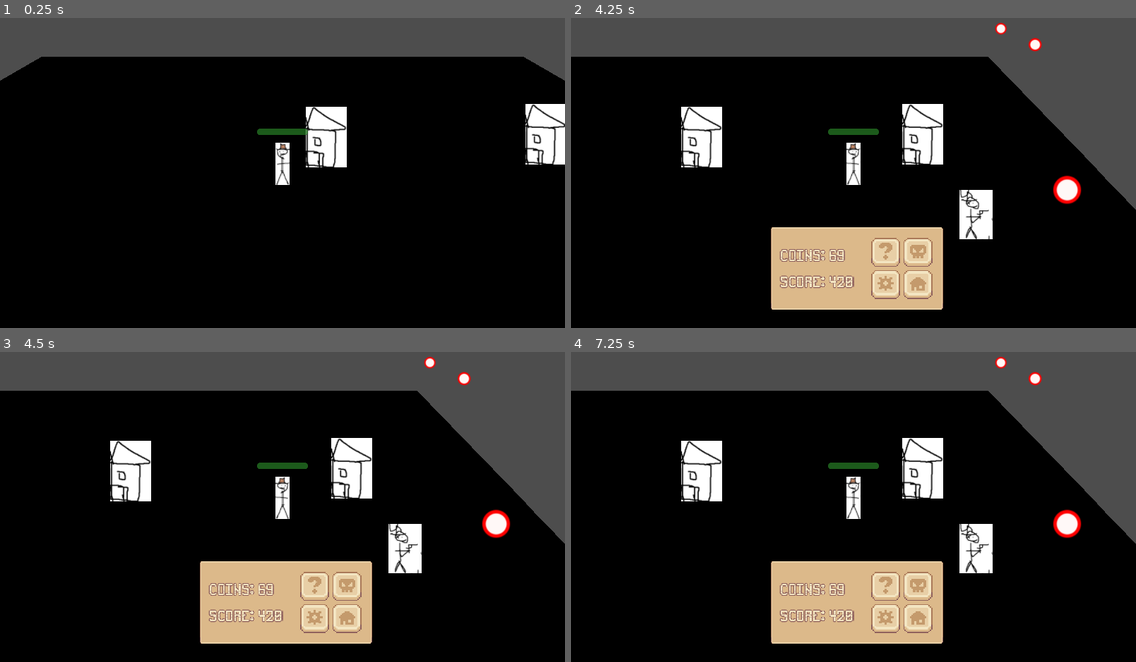
Above: before the commit, frames 1-4 (two rows, left to right).
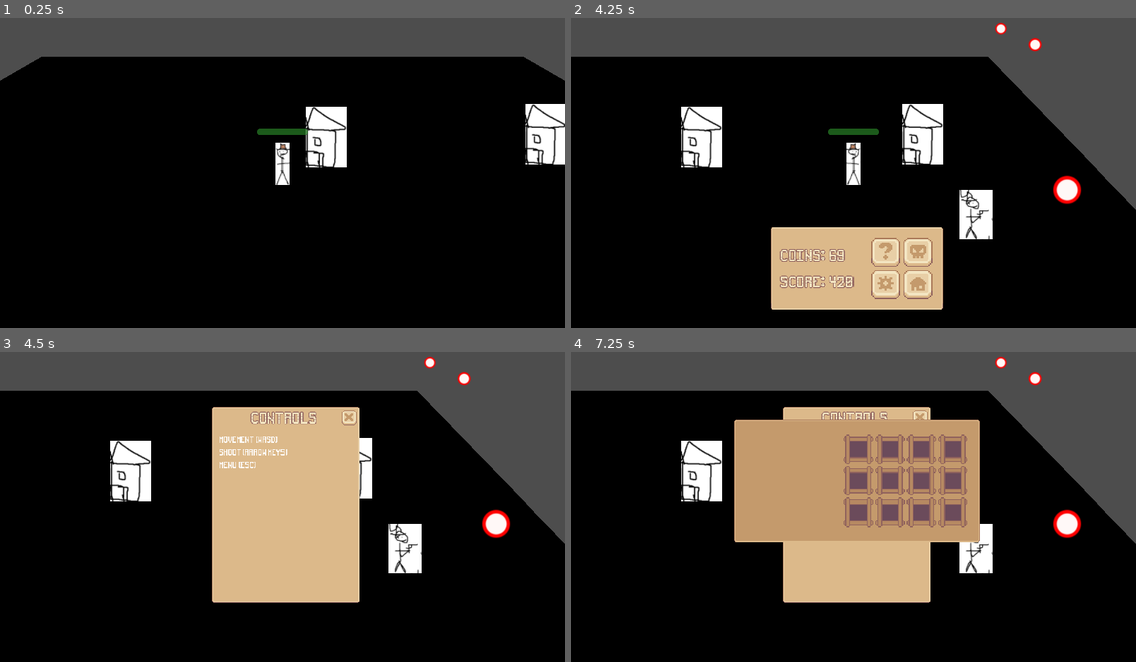
Above: after the commit, the same moments.

Repository: Tristan-Walker/2DTopDownWesternSurvivor
Game: Godot game, scene res://main.tscn
The game is run twice, just before and just after one commit, with the same random seed, the same clock (stepped at 60 frames per second) and the same inputs.
Inputs (mouse positions are in pixels of both pictures, inside the frame that each line leads up to):
- Up to frame 1 (0.25 s): no input
- Up to frame 2 (4.25 s): tap Enter at 0.5 s; move the mouse to (977, 154) at 0.52 s; press the mouse at (977, 154) at 0.53 s; hold D (move_right) 0.53-1.28 s; move the mouse to (740, 185) at 1.27 s; release the mouse at (740, 185) at 1.28 s; hold S (move_down) 1.28-2.03 s; click (740, 185) at 1.35 s; move the mouse to (910, 98) at 2.02 s; press the mouse at (910, 98) at 2.03 s; hold D (move_right) 2.03-2.78 s; move the mouse to (825, 231) at 2.77 s; release the mouse at (825, 231) at 2.78 s; hold W (move_up) 2.78-3.53 s; click (825, 231) at 2.85 s; move the mouse to (1023, 216) at 3.52 s; press the mouse at (1023, 216) at 3.53 s; hold A (move_left) from 3.53 s (still down); tap Escape (pause) at 4.15 s
- Up to frame 3 (4.5 s): release A (move_left) at 4.25 s; release the mouse at (452, 550) at 4.25 s; click (316, 587) at 4.25 s
- Up to frame 4 (7.25 s): click (915, 587) at 5.02 s; click (887, 618) at 5.77 s; tap Space at 6.5 s; move the mouse to (684, 457) at 6.52 s; hold A (move_left) from 6.53 s (still down); click (684, 457) at 6.6 s; tap E (inventory, bound only after the commit) at 7.15 s

Frames 1-2 are identical in both runs. In frame 3, 19% of the frame differs, in the area x 35-66%, y 17-95%; in frame 4, 26%, in the area x 28-73%, y 17-95%.
Error after the commit: Parse Error: Value of type "Texture3D" cannot be assigned to a variable of type "Texture2D". (res://Inventory/inv_slot.gd:10)

Commit message:
pause menu adjustments, work on inventory(not working yet)

Diff:
--- /dev/null
+++ b/Inventory/currency.tres
@@ -0,0 +1,11 @@
+[gd_resource type="Resource" script_class="InvItem" format=3 uid="uid://bkw5iljvh2u2l"]
+
+[ext_resource type="Script" uid="uid://ujj5r6mqddei" path="res://Inventory/inventory_item.gd" id="1_smihj"]
+
+[sub_resource type="PlaceholderTexture3D" id="PlaceholderTexture3D_4sapo"]
+
+[resource]
+script = ExtResource("1_smihj")
+name = "Currency"
+texture = SubResource("PlaceholderTexture3D_4sapo")
+metadata/_custom_type_script = "uid://ujj5r6mqddei"
--- /dev/null
+++ b/Inventory/inv_slot.gd
@@ -0,0 +1,10 @@
+extends Panel
+
+@onready var item_visual: Sprite2D = $ItemDisplay
+
+func update(item: InvItem):
+	if !item:
+		item_visual.visible = false
+	else:
+		item_visual.visible = true
+		item_visual.texture = item.texture
--- /dev/null
+++ b/Inventory/inv_slot.tscn
@@ -0,0 +1,18 @@
+[gd_scene format=3 uid="uid://bojawxikeg8vo"]
+
+[ext_resource type="Script" uid="uid://dhu6640cb4unt" path="res://Inventory/inv_slot.gd" id="1_fs7gj"]
+[ext_resource type="Texture2D" uid="uid://cghr4ho4xs66k" path="res://Sprout Lands - UI Pack - Basic pack/Sprite sheets/Sprite sheet for Basic Pack.png" id="1_l0omc"]
+
+[node name="InvSlot" type="Panel" unique_id=1052993475]
+self_modulate = Color(1, 1, 1, 0)
+custom_minimum_size = Vector2(60, 60)
+script = ExtResource("1_fs7gj")
+
+[node name="Sprite2D" type="Sprite2D" parent="." unique_id=398685874]
+scale = Vector2(2, 2)
+texture = ExtResource("1_l0omc")
+centered = false
+region_enabled = true
+region_rect = Rect2(153, 105, 30, 30)
+
+[node name="ItemDisplay" type="Sprite2D" parent="." unique_id=170377653]
--- /dev/null
+++ b/Inventory/inv_ui.gd
@@ -0,0 +1,13 @@
+extends MarginContainer
+
+var is_open = false
+
+func _ready():
+	toggle_visibility()
+
+func _process(delta: float) -> void:
+	if Input.is_action_just_pressed("inventory"):
+		toggle_visibility()
+
+func toggle_visibility():
+		visible = !visible
--- /dev/null
+++ b/Inventory/inventory.gd
@@ -0,0 +1,5 @@
+extends Resource
+
+class_name Inv
+
+@export var items: Array[InvItem]
--- /dev/null
+++ b/Inventory/inventory_item.gd
@@ -0,0 +1,6 @@
+extends Resource
+
+class_name InvItem
+
+@export var name: String = ""
+@export var texture: Texture3D
--- /dev/null
+++ b/Inventory/playerinv.tres
@@ -0,0 +1,10 @@
+[gd_resource type="Resource" script_class="Inv" format=3 uid="uid://b8hqysbit3348"]
+
+[ext_resource type="Script" uid="uid://ujj5r6mqddei" path="res://Inventory/inventory_item.gd" id="1_jtkq5"]
+[ext_resource type="Resource" uid="uid://bkw5iljvh2u2l" path="res://Inventory/currency.tres" id="2_7ec12"]
+[ext_resource type="Script" uid="uid://dnfnc3xir74u" path="res://Inventory/inventory.gd" id="2_j5s0h"]
+
+[resource]
+script = ExtResource("2_j5s0h")
+items = Array[ExtResource("1_jtkq5")]([null, null, ExtResource("2_7ec12"), null, ExtResource("2_7ec12"), null, null, null, null, null, null, null])
+metadata/_custom_type_script = "uid://dnfnc3xir74u"
--- a/character_body_3d.gd
+++ b/character_body_3d.gd
@@ -11,6 +11,8 @@
 var fire_rate := 0.3             # bullet fire rate
 var fire_timer := 0.0            #
 var last_shoot_dir: Vector3 = Vector3.RIGHT   # Default direction
+
+@export var inv: Inv
 
 func _physics_process(_delta: float) -> void:
 
--- a/in_game_ui.tscn
+++ b/in_game_ui.tscn
@@ -4,6 +4,8 @@
 [ext_resource type="Script" uid="uid://8v5g5fej5vj2" path="res://stat_display.gd" id="2_e6quo"]
 [ext_resource type="Texture2D" uid="uid://cghr4ho4xs66k" path="res://Sprout Lands - UI Pack - Basic pack/Sprite sheets/Sprite sheet for Basic Pack.png" id="2_onc8m"]
 [ext_resource type="FontFile" uid="uid://bjw8t4e0afrto" path="res://Sprout Lands - UI Pack - Basic pack/fonts/pixelFont-7-8x14-sproutLands.ttf" id="3_cwbuu"]
+[ext_resource type="Script" uid="uid://dncft5x254pm8" path="res://Inventory/inv_ui.gd" id="5_4v80v"]
+[ext_resource type="PackedScene" uid="uid://bojawxikeg8vo" path="res://Inventory/inv_slot.tscn" id="6_0qsvx"]
 
 [sub_resource type="StyleBoxTexture" id="StyleBoxTexture_e6quo"]
 texture = ExtResource("2_onc8m")
@@ -82,7 +84,7 @@
 grow_horizontal = 2
 grow_vertical = 2
 
-[node name="PauseMenu" type="MarginContainer" parent="." unique_id=1558623505 node_paths=PackedStringArray("menu_screen", "help_menu_screen", "settings_menu_screen", "bestiary_menu_screen")]
+[node name="PauseMenu" type="MarginContainer" parent="." unique_id=1558623505 node_paths=PackedStringArray("menu_screen", "settings_menu_screen", "help_menu_screen", "bestiary_menu_screen")]
 layout_mode = 1
 anchors_preset = 15
 anchor_right = 1.0
@@ -459,7 +461,81 @@
 theme_override_styles/pressed = SubResource("StyleBoxTexture_u4etj")
 theme_override_styles/hover = SubResource("StyleBoxTexture_pabwj")
 
-[node name="InventoryContainer" type="VBoxContainer" parent="PauseMenu" unique_id=1567085753]
+[node name="Inventory" type="MarginContainer" parent="." unique_id=705806847]
+layout_mode = 1
+anchors_preset = 5
+anchor_left = 0.5
+anchor_right = 0.5
+offset_left = -250.0
+offset_right = 250.0
+offset_bottom = 400.0
+grow_horizontal = 2
+size_flags_horizontal = 4
+size_flags_vertical = 0
+theme_override_constants/margin_top = 150
+script = ExtResource("5_4v80v")
+
+[node name="NinePatchRect" type="NinePatchRect" parent="Inventory" unique_id=181349729]
+layout_mode = 2
+texture = ExtResource("2_onc8m")
+region_rect = Rect2(107, 107, 26, 26)
+patch_margin_left = 6
+patch_margin_top = 6
+patch_margin_right = 6
+patch_margin_bottom = 6
+
+[node name="MarginContainer" type="MarginContainer" parent="Inventory/NinePatchRect" unique_id=2094788426]
+layout_mode = 1
+anchors_preset = 6
+anchor_left = 1.0
+anchor_top = 0.5
+anchor_right = 1.0
+anchor_bottom = 0.5
+offset_left = -252.0
+offset_top = -94.0
+offset_bottom = 94.0
+grow_horizontal = 0
+grow_vertical = 2
+theme_override_constants/margin_right = 25
+
+[node name="GridContainer" type="GridContainer" parent="Inventory/NinePatchRect/MarginContainer" unique_id=515683100]
+layout_mode = 2
+columns = 4
+
+[node name="InvSlot1" parent="Inventory/NinePatchRect/MarginContainer/GridContainer" unique_id=1052993475 instance=ExtResource("6_0qsvx")]
+layout_mode = 2
+
+[node name="InvSlot2" parent="Inventory/NinePatchRect/MarginContainer/GridContainer" unique_id=1457574392 instance=ExtResource("6_0qsvx")]
+layout_mode = 2
+
+[node name="InvSlot3" parent="Inventory/NinePatchRect/MarginContainer/GridContainer" unique_id=403702287 instance=ExtResource("6_0qsvx")]
+layout_mode = 2
+
+[node name="InvSlot4" parent="Inventory/NinePatchRect/MarginContainer/GridContainer" unique_id=711103614 instance=ExtResource("6_0qsvx")]
+layout_mode = 2
+
+[node name="InvSlot5" parent="Inventory/NinePatchRect/MarginContainer/GridContainer" unique_id=943734706 instance=ExtResource("6_0qsvx")]
+layout_mode = 2
+
+[node name="InvSlot6" parent="Inventory/NinePatchRect/MarginContainer/GridContainer" unique_id=1396815797 instance=ExtResource("6_0qsvx")]
+layout_mode = 2
+
+[node name="InvSlot7" parent="Inventory/NinePatchRect/MarginContainer/GridContainer" unique_id=1128622914 instance=ExtResource("6_0qsvx")]
+layout_mode = 2
+
+[node name="InvSlot8" parent="Inventory/NinePatchRect/MarginContainer/GridContainer" unique_id=1951061601 instance=ExtResource("6_0qsvx")]
+layout_mode = 2
+
+[node name="InvSlot9" parent="Inventory/NinePatchRect/MarginContainer/GridContainer" unique_id=463418785 instance=ExtResource("6_0qsvx")]
+layout_mode = 2
+
+[node name="InvSlot10" parent="Inventory/NinePatchRect/MarginContainer/GridContainer" unique_id=143803148 instance=ExtResource("6_0qsvx")]
+layout_mode = 2
+
+[node name="InvSlot11" parent="Inventory/NinePatchRect/MarginContainer/GridContainer" unique_id=402071638 instance=ExtResource("6_0qsvx")]
+layout_mode = 2
+
+[node name="InvSlot12" parent="Inventory/NinePatchRect/MarginContainer/GridContainer" unique_id=638660573 instance=ExtResource("6_0qsvx")]
 layout_mode = 2
 
 [connection signal="pressed" from="PauseMenu/PauseMenuContainer/BaseMenuScreen/NinePatchRect/MenuScreen/ButtonContainer/TopButtonContainer/ToggleHelpMenuButton" to="PauseMenu" method="_on_toggle_help_menu_button_pressed"]
--- a/main.tscn
+++ b/main.tscn
@@ -4,6 +4,7 @@
 [ext_resource type="Script" uid="uid://m0olggqixkkn" path="res://main.gd" id="1_kek77"]
 [ext_resource type="Texture2D" uid="uid://db4kkdcg616wq" path="res://GameWithTristan/Jebidiah Levideous.jpg" id="2_1bvp3"]
 [ext_resource type="PackedScene" uid="uid://lpwi414jmpl5" path="res://bullet.tscn" id="2_5vw27"]
+[ext_resource type="Resource" uid="uid://b8hqysbit3348" path="res://Inventory/playerinv.tres" id="4_kek77"]
 [ext_resource type="Script" uid="uid://chyybxqu7een1" path="res://enemy_spawner.gd" id="5_lquwl"]
 [ext_resource type="PackedScene" uid="uid://c7cd6i3sa71mb" path="res://enemy.tscn" id="6_7mycd"]
 [ext_resource type="PackedScene" uid="uid://ip106v34k67g" path="res://hut_building.tscn" id="7_272bh"]
@@ -45,6 +46,7 @@
 [node name="Player" type="CharacterBody3D" parent="." unique_id=1208040698 groups=["player"]]
 script = ExtResource("1_0xm2m")
 bullet_scene = ExtResource("2_5vw27")
+inv = ExtResource("4_kek77")
 
 [node name="Sprite3D" type="Sprite3D" parent="Player" unique_id=540387607]
 transform = Transform3D(0.5, 0, 0, 0, 0.5, 0, 0, 0, 0.5, 0, 0, 0)
--- a/pause_menu.gd
+++ b/pause_menu.gd
@@ -1,8 +1,8 @@
 extends MarginContainer
 
 @export var menu_screen: VBoxContainer
+@export var settings_menu_screen: MarginContainer
 @export var help_menu_screen: MarginContainer
-@export var settings_menu_screen: MarginContainer
 @export var bestiary_menu_screen: MarginContainer
 
 
@@ -14,8 +14,27 @@
 
 func _input(event):
 	if event.is_action_pressed("pause"):
-		toggle_visibility(menu_screen)
-		get_tree().paused = menu_screen.visible
+		handle_pause_pressed()
+
+func handle_pause_pressed():
+# If help menu open: close it
+	if help_menu_screen.visible:
+		help_menu_screen.visible = false
+		menu_screen.visible = true
+		return
+# If settings open: close it
+	if settings_menu_screen.visible:
+		settings_menu_screen.visible = false
+		menu_screen.visible = true
+		return
+# If bestiary open: close it
+	if bestiary_menu_screen.visible:
+		bestiary_menu_screen.visible = false
+		menu_screen.visible = true
+		return
+# else toggle main pause menu
+	menu_screen.visible = !menu_screen.visible
+	get_tree().paused = menu_screen.visible
 
 func toggle_visibility(object):
 	object.visible = !object.visible
--- a/project.godot
+++ b/project.godot
@@ -89,6 +89,11 @@
 , Object(InputEventKey,"resource_local_to_scene":false,"resource_name":"","device":-1,"window_id":0,"alt_pressed":false …(182 unchanged characters)…
 ]
 }
+inventory={
+"deadzone": 0.5,
+"events": [Object(InputEventKey,"resource_local_to_scene":false,"resource_name":"","device":-1,"window_id":0,"alt_pressed":false,"shift_pressed":false,"ctrl_pressed":false,"meta_pressed":false,"pressed":false,"keycode":0,"physical_keycode":69,"key_label":0,"unicode":101,"location":0,"echo":false,"script":null)
+]
+}
 
 [rendering]
 
Not shown, added: Inventory/inv_slot.gd.uid
Not shown, added: Inventory/inv_ui.gd.uid
Not shown, added: Inventory/inventory.gd.uid
Not shown, added: Inventory/inventory_item.gd.uid
Not shown: 1 places in in_game_ui.tscn that only renumber resources
